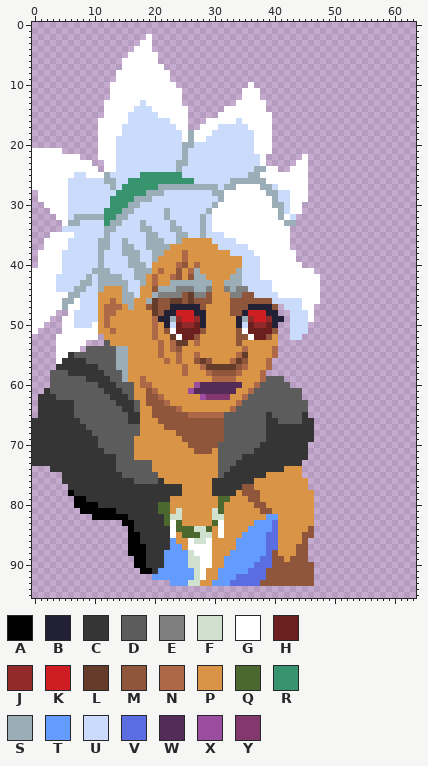
One commit to this sprite sheet: Sprites/Portraits/Tiger.png. Above, as it was before the edit.
The file is 64x96 pixels.
Palette (. is transparent): A #000000  B #222034  C #353535  D #5c5c5c  E #7f7f7f  F #d0e1cf  G #ffffff  H #6b1f1f  J #922a2a  K #ce1d23  L #643c29  M #8f563b  N #ad6847  P #d99445  Q #4b692f  R #37946e  S #9badb7  T #639bff  U #cbdbfc  V #5b6ee1  W #552b58  X #9b4e9f  Y #83376d
The result:
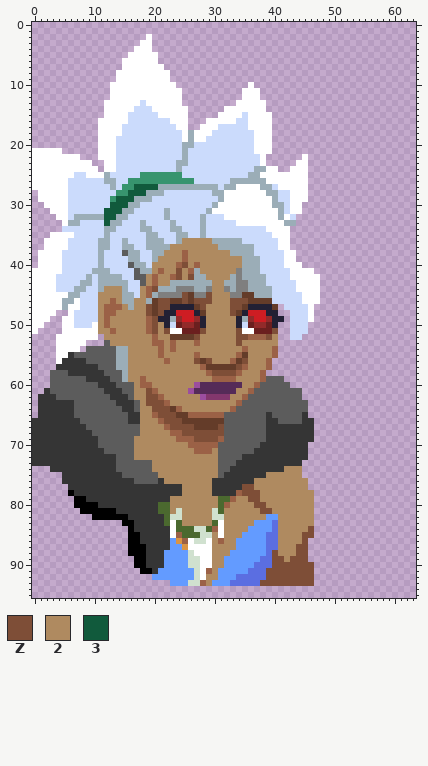
Colours new in this view: Z #7e4e37  2 #af8a60  3 #115a3c
Difference:
colour N: #ad6847 -> #9b6146
Changed rows in their new state; - is a pixel that keeps its letter.
first column x 35:
15 U
16 U
first column x 11:
27 ------3333--------------------------
28 -----333----------------------------
29 ---333------------------------------
30 --333-------------------------------
31 -333--------------------------------
32 -33----------------UU---------------
33 -3-----------------UUUU-------------
34 -------------------UUUUUUUUU--------
35 ---------------------UUUUUUUU-------
36 --------------22222SSSSSUUUUUU------
37 ------------22222222SSSSSSUUUU------
38 ----D------222-2222222SSSSUUUUU-----
39 ----------2222-222222222SSSUUUU-----
40 -----D---2222-Z2-2222222SSSUUUU-----
41 ------D--2-22Z2--222222ESSSUUUUU----
42 ------DD2-22-Z2Z--2222-ESSSSUUUU----
43 -------D2-22-------22--EESSS-UUUU---
44 -222---2NZ---------22----SSSSUUUU---
45 2222---2N-----Z---Z222--LLSSS-UUUU--
46 22-2--22--ZZ--Z-ZZZ222ZZZLLLL-------
47 2---2-22Z-ZZ----LZ2222ZZL----L----U-
48 2--22222Z-Z------L2222ZL------------
49 2-222222NZ--------22222-------------
50 2-222222NZ2-------22222-------------
51 22-22222NZ2Z-G---Z22222Z-G---Z------
52 -22222222-22-LLLZ222222ZZNNNZ2------
53 --2222222N-2-222-222222Z222222------
54 -----22222-2-22222222222-2222-------
55 -----22222-22222-222222--2222-------
56 -----222222-2222Z-Z222--Z222--------
57 -----222222222222------Z-222--------
58 -----2222222222222-ZZZZ-222---------
59 -----22-22222222222----2222---------
60 ------2--2222222--------22----------
61 ------22Z-22222--------22-----------
62 ------22ZZ-222222-----22------------
63 -------2ZZZ-22222222222-------------
64 -------22ZZZL-22222222--------------
65 -------22NZZZLL---------------------
66 -------222NZZZLLLLLLL---------------
67 -------2222NZZZZLLLLZ---------------
68 -------22222NNZZZZZZZ---------------
69 ------2222222NNNZZZZN---------------
70 ------222222222NNNNN----------------
71 ------2222222222NNN2----------------
72 ------22222222222222----------------
73 ---------22222222222----------------
74 ---------22222222222-----------222--
75 ----------2222222222--------222222--
76 -----------22222222-------222222222-
77 --------------22222-----ZZ222222222-
78 --------------22222----NZZZ222222222
79 ------------22222222--N22ZZ222222222
80 ------------22222222-N2222ZZ22222222
81 ------------2-22222--222222ZZ2222222
82 --------------22222--2222222--222222
83 --------------22222--22222----222222
84 -------------------N-2222-----22222Z
85 -------------N-----2-222------2222ZZ
86 --------------N----2N22-------2222Z-
87 -------------------2222-------222ZZ-
88 -------------------222-------Z222ZZ-
89 -------------------22--------ZZ2ZZZ-
90 -------------------22--------ZZZZZZZ
91 ------------------N2--------ZZZZZZZZ
92 ------------------22--------ZZZZZZZZ
93 -----------------N2--------ZZZZZZZZZ
